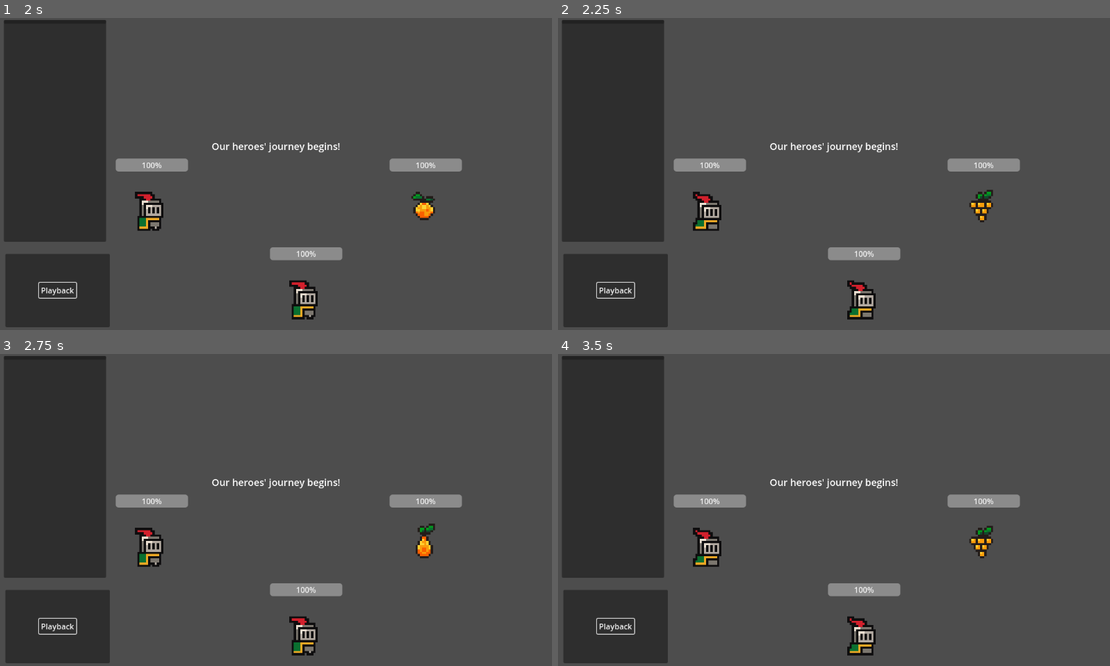
Above: before the commit, frames 1-4 (two rows, left to right).
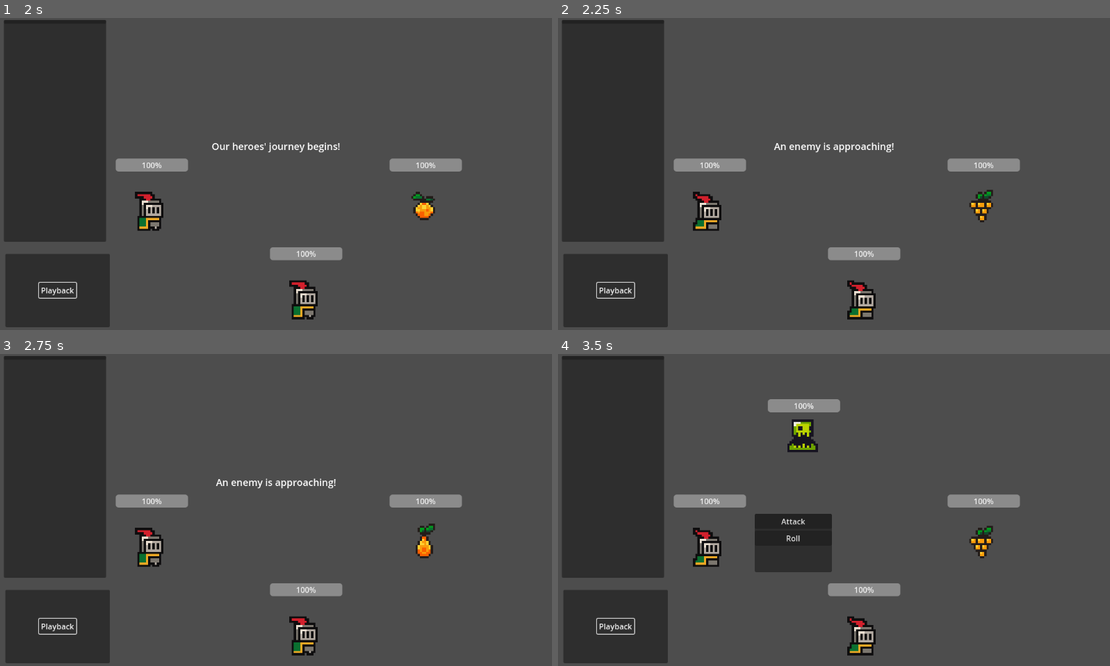
Above: after the commit, the same moments.

Repository: jhobz/rpg-prototype
Game: Godot game, scene res://scenes/game.tscn
Two runs of this game, one before a commit and one after it. Both use one fixed random seed, a clock stepped at 60 frames per second and the inputs below.
Inputs:
- Up to frame 1 (2 s): click "Playback" at 1.25 s
- Up to frame 2 (2.25 s): no input
- Up to frame 3 (2.75 s): no input
- Up to frame 4 (3.5 s): no input

Frame 1 is identical in both runs. In frame 2, 0.3% of the frame differs, in the area x 38-62%, y 39-44%; in frame 3, 0.3%; in frame 4, 3.9%, in the area x 35-62%, y 14-70%.
Error before the commit: Invalid call. Nonexistent function 'init' in base 'Nil'. (res://logic/game_states/EncounterSetup.gd:31)

Commit message:
Restore state machine connections that broke for no reason??

Diff:
--- a/scenes/game.tscn
+++ b/scenes/game.tscn
@@ -27,8 +27,10 @@
 starting_state = NodePath("EncounterSetup")
 metadata/_custom_type_script = "uid://c4t4igimji1m2"
 
-[node name="EncounterSetup" type="Node" parent="GameStateMachine"]
+[node name="EncounterSetup" type="Node" parent="GameStateMachine" node_paths=PackedStringArray("battle_setup_state", "run_complete_state")]
 script = ExtResource("3_ir15t")
+battle_setup_state = NodePath("../BattleSetup")
+run_complete_state = NodePath("../RunComplete")
 metadata/_custom_type_script = "uid://drjq2ahjmnkhw"
 
 [node name="BattleSetup" type="Node" parent="GameStateMachine" node_paths=PackedStringArray("battle_idle_state", "encounter_complete_state")]
@@ -44,24 +46,27 @@
 run_failed_state = NodePath("../RunFailed")
 metadata/_custom_type_script = "uid://drjq2ahjmnkhw"
 
-[node name="CharacterTurn" type="Node" parent="GameStateMachine"]
+[node name="CharacterTurn" type="Node" parent="GameStateMachine" node_paths=PackedStringArray("idle_state")]
 script = ExtResource("4_gee14")
+idle_state = NodePath("../BattleIdle")
 metadata/_custom_type_script = "uid://drjq2ahjmnkhw"
 
 [node name="TurnStateMachine" type="Node" parent="GameStateMachine/CharacterTurn"]
 script = ExtResource("1_lbhrr")
 metadata/_custom_type_script = "uid://c4t4igimji1m2"
 
-[node name="EncounterComplete" type="Node" parent="GameStateMachine"]
+[node name="EncounterComplete" type="Node" parent="GameStateMachine" node_paths=PackedStringArray("encounter_setup_state")]
 script = ExtResource("7_rysoc")
+encounter_setup_state = NodePath("../EncounterSetup")
 metadata/_custom_type_script = "uid://drjq2ahjmnkhw"
 
 [node name="RunComplete" type="Node" parent="GameStateMachine"]
 script = ExtResource("8_ssvqc")
 metadata/_custom_type_script = "uid://drjq2ahjmnkhw"
 
-[node name="RunFailed" type="Node" parent="GameStateMachine"]
+[node name="RunFailed" type="Node" parent="GameStateMachine" node_paths=PackedStringArray("encounter_setup_state")]
 script = ExtResource("9_264po")
+encounter_setup_state = NodePath("../EncounterSetup")
 metadata/_custom_type_script = "uid://drjq2ahjmnkhw"
 
 [node name="Status" type="Label" parent="."]
Not shown: 1 places in scenes/game.tscn that only renumber resources
